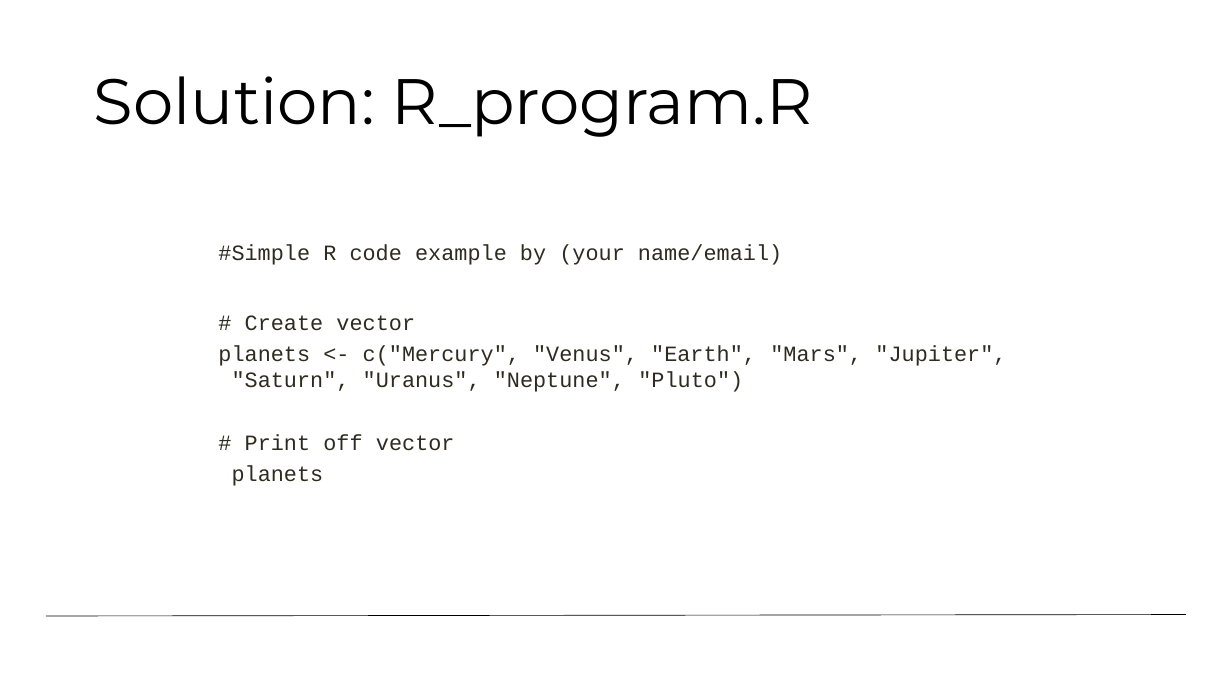
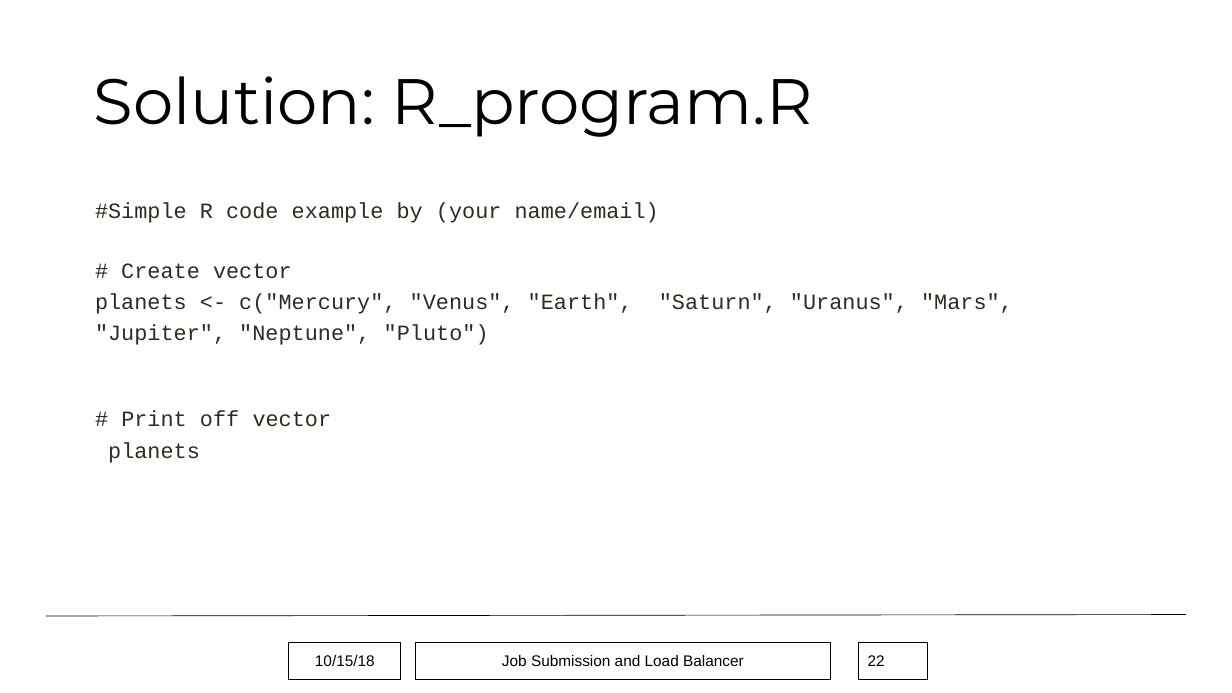
Before and after one commit to monaghaa/HPC_Short_Course_Fall_2018, a slide deck: slide 22 of Job_Submission/hpc_job_submission_Fall2018.pptx (slide 23 before the commit). Drawn at 1232x693 pixels with LibreOffice and Linux fonts; fonts in the diff are those of the drawing; background and template pictures are left out. Boxes give left, top, right and bottom in pixels: in the first picture for what was removed or moved away, otherwise in the second. Text is boxed around its words. In the diff, an @@ line names an element or a change of style, - is before the commit and + after.

```diff
--- a/Job_Submission/hpc_job_submission_Fall2018.pptx
+++ b/Job_Submission/hpc_job_submission_Fall2018.pptx
@@ text "#Simple R code example by ...": place and size @@
-text "#Simple R code example by ..." at [218, 244, 782, 265]
+text "#Simple R code example by ..." at [95, 202, 1013, 314]
@@ text at [95, 263, 1013, 314]: paragraphs added @@
+# Create vector
+planets <- c("Mercury", "Venus", "Earth", "Saturn", "Uranus", "Mars",
+"Jupiter", "Neptune", "Pluto")
@@ text removed at [218, 315, 756, 392] @@
-# Create vector
-planets <- c("Mercury", "Venus", "Earth", "Saturn", "Uranus", "Neptune", "Pluto")
@@ text removed at [770, 346, 862, 365] @@
-"Mars",
@@ text removed at [875, 346, 1006, 366] @@
-"Jupiter",
@@ text "# Print off vector planets": place and size @@
-text "# Print off vector planets" at [232, 434, 455, 486]
+text "# Print off vector planets" at [108, 411, 332, 463]
@@ rectangle added at [289, 642, 401, 679], outline #000000 0.75 pt, 12 pt, text #000000 @@
+10/15/18
@@ rectangle added at [415, 642, 831, 679], outline #000000 0.75 pt, 12 pt, text #000000 @@
+Job Submission and Load Balancer
@@ page number added at [859, 642, 928, 679], outline #000000 0.75 pt, 12 pt, text #000000 @@
+22
```
Also in this commit, not shown: 27 other slides changed, 1 slide removed, 3 other files.
